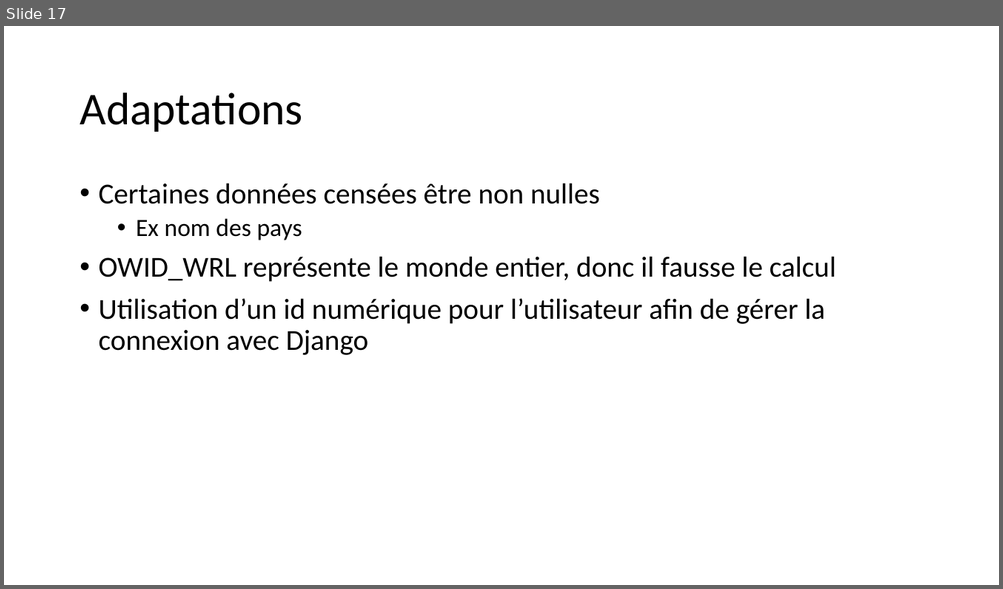
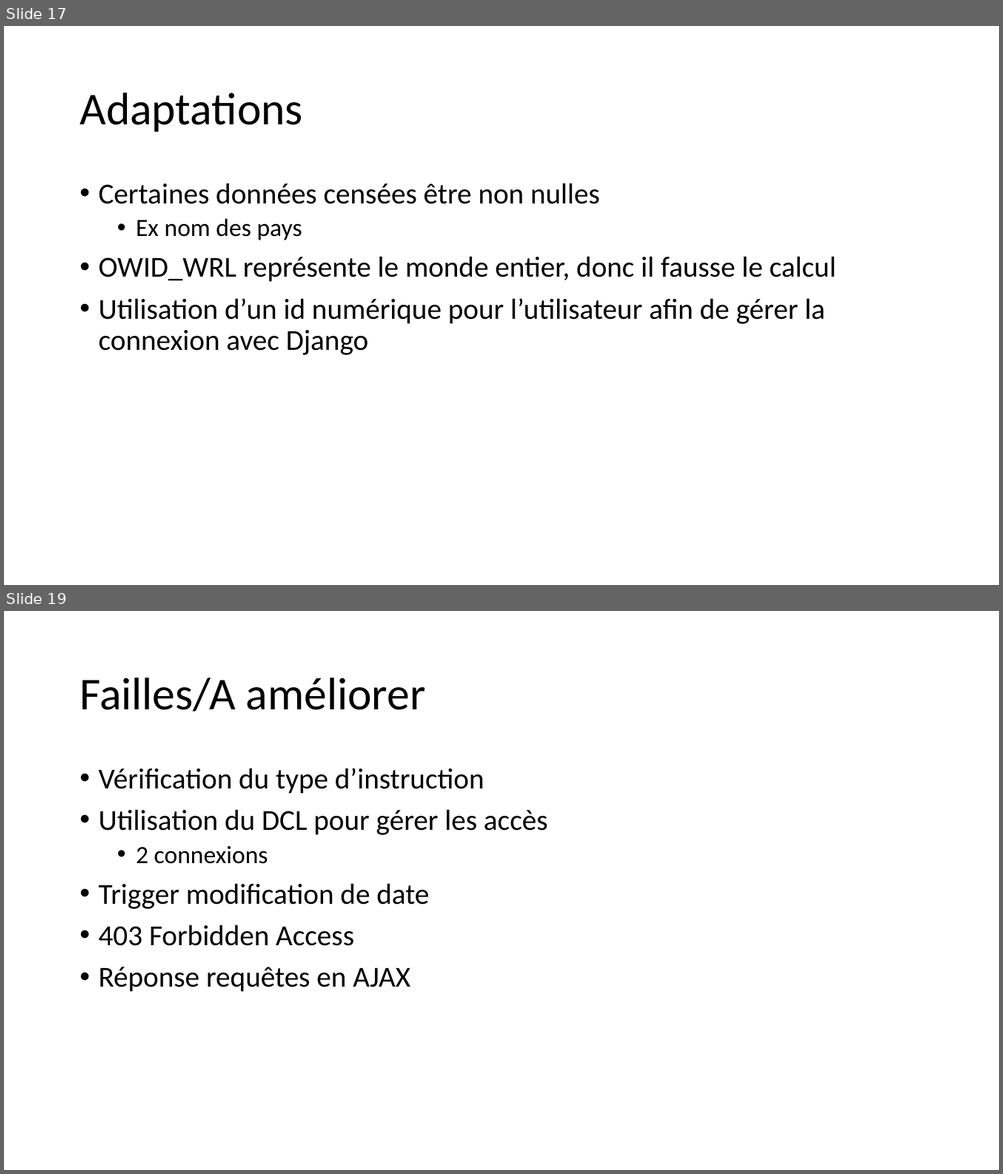
Before and after one commit to LoicULB/BDD_vaccination, a slide deck: Presentation.pptx. Shown one above the other, each under a label of ours: slide 17 before the commit, slides 17 and 19 after it; the slides between them are not shown. The pictures are 1003x589 and 1003x1174 pixels, drawn with LibreOffice and Linux fonts; fonts in the diff are those of the drawing. Boxes give left, top, right and bottom in pixels: in the first picture for what was removed or moved away, otherwise in the second. Text is boxed around its words. In the diff, an @@ line names an element or a change of style, - is before the commit and + after.

```diff
--- a/Presentation.pptx
+++ b/Presentation.pptx
@@ slide 19 added at <box>4,611,999,1170</box>, background #FFFFFF @@
@@ title added at <box>79,678,426,712</box>, 44 pt, text #000000 @@
+Failles/A améliorer
@@ text added at <box>99,768,548,992</box>, 28 pt, text #000000 @@
+• Vérification du type d’instruction
+• Utilisation du DCL pour gérer les accès
+  • 2 connexions
+• Trigger modification de date
+• 403 Forbidden Access
+• Réponse requêtes en AJAX
```
Also in this commit, not shown: 4 slides changed, 11 other files.
